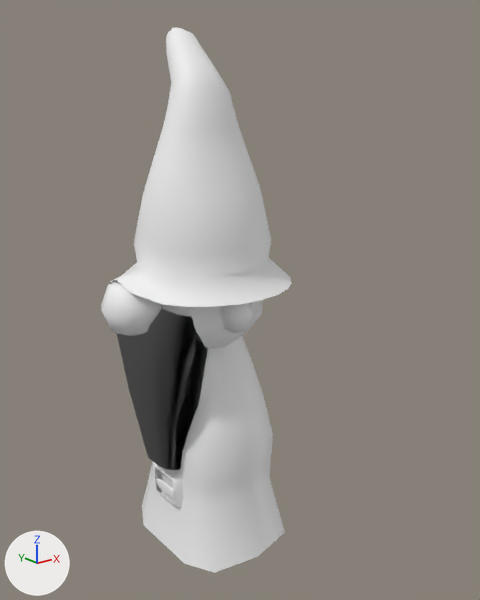
The FBX model My project (1)/Assets/Lukas/personages/gnomos/gnomo_anciano.fbx as it was, and as the next commit left it.
The view is the same before and after, from a 50 mm lens placed at (0.474, -2.543, 0.687), pointed at (1.585, -1.155, 0.131). Lighting does not change. The marker at lower left points along +X, +Y and +Z. Where no turn or scale is listed for an object, it has been applied to the vertices.
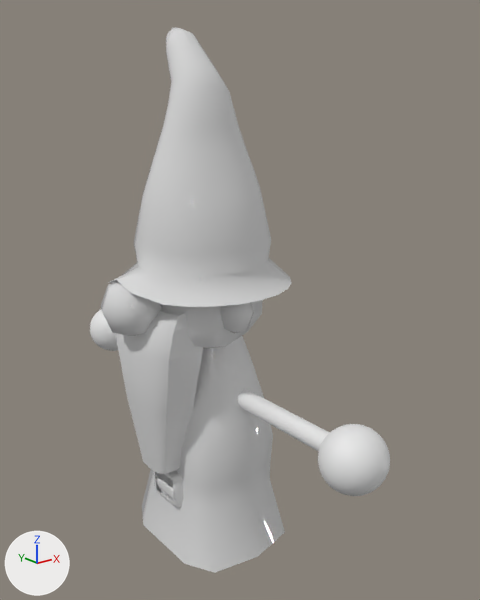
The newer file is also turned or shifted as a whole; pictures and numbers use the older file's frame.

What differs and where, as boxes (x1, y1, x2, y2) in the pictures (480 x 600 px):
'Cone001', recoloured, surface changed (white to grey)
    both: (108, 27, 292, 307)
'Object001', recoloured, surface changed
    both: (142, 336, 285, 573)
'Object002', deleted
    before: (117, 309, 208, 470)
'Object008', added
    after: (116, 311, 203, 474)
'Sphere001', recoloured, surface changed (white to grey)
    both: (101, 281, 263, 349)
'Sphere003', added
    after: (318, 424, 390, 496)
'Cylinder002', added
    after: (238, 389, 330, 452)
'Sphere002', added
    after: (90, 309, 118, 351)
'Plane001', recoloured, surface changed
    both: (154, 463, 184, 508)
'Object003', recoloured, surface changed
    both: (157, 478, 175, 499)

Edits to the bpy script that builds the scene:
```text
Change mat_lambert1:
    mat_lambert1.base_color: (0.897, 0.897, 0.897) -> (0.717, 0.717, 0.717)  # white #f3f3f3 -> light grey #dcdcdc
    mat_lambert1.roughness: 0.5 -> 0.0
Add me_mesh_008:
    me_mesh_008.from_pydata(...)  # a UV sphere (32 segments, 16 rings, poles along x) spanning x -0.084..0.084, y -0.081..0.081, z -0.081..0.081
Add me_mesh_010:
    me_mesh_010.from_pydata(...)  # a UV sphere (32 segments, 16 rings, poles along z) spanning x -3.5..3.5, y -3.5..3.5, z -3.5..3.5
Add me_mesh_009:
    me_mesh_009.from_pydata(...)  # 108 vertices, 212 faces; spans x -27.8..27.8, y -27.4..27.4, z 0.0..104.5
Add me_mesh_006_1:
    me_mesh_006_1.from_pydata(...)  # 35 vertices, 24 faces; spans x -0.126..0.033, y -0.141..0.141, z -0.077..0.412
    me_mesh_006_1.materials.append(mat_lambert1)  # light grey #dcdcdc
Remove ob_object002:
    ob_object002 = bpy.data.objects.new('Object002', me_mesh_003)
    ob_object002.location = (1.327, -1.084, -0.266)
    ob_object002.rotation_euler = (0.0, 0.0, 3.142)  # degrees (0, 0, 180)
    ob_object002.scale = (-0.0138, -0.0163, -0.0248)
Add ob_sphere002:
    ob_sphere002 = bpy.data.objects.new('Sphere002', me_mesh_008)
    ob_sphere002.location = (1.526, -0.502, -0.122)
Add ob_sphere003:
    ob_sphere003 = bpy.data.objects.new('Sphere003', me_mesh_010)
    ob_sphere003.location = (1.526, -1.648, -0.122)
    ob_sphere003.rotation_euler = (-1.571, 0.0, -1.571)  # degrees (-90, 0, -90)
    ob_sphere003.scale = (-0.0231, -0.0231, -0.0239)
Add ob_cylinder002:
    ob_cylinder002 = bpy.data.objects.new('Cylinder002', me_mesh_009)
    ob_cylinder002.location = (1.542, -1.156, -0.132)
    ob_cylinder002.rotation_euler = (-1.568, 3.142, 0.0)  # degrees (-90, 180, 0)
    ob_cylinder002.scale = (-0.000973, -0.000973, -0.0043)
Add ob_object008:
    ob_object008 = bpy.data.objects.new('Object008', me_mesh_006_1)
    ob_object008.location = (1.394, -1.076, -0.259)
```
